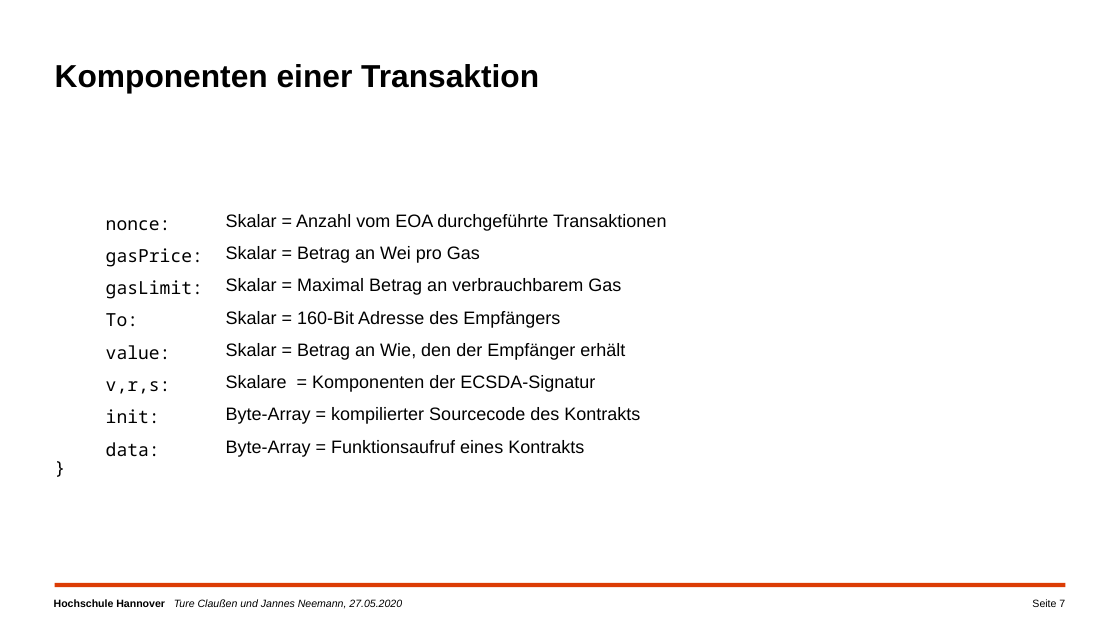
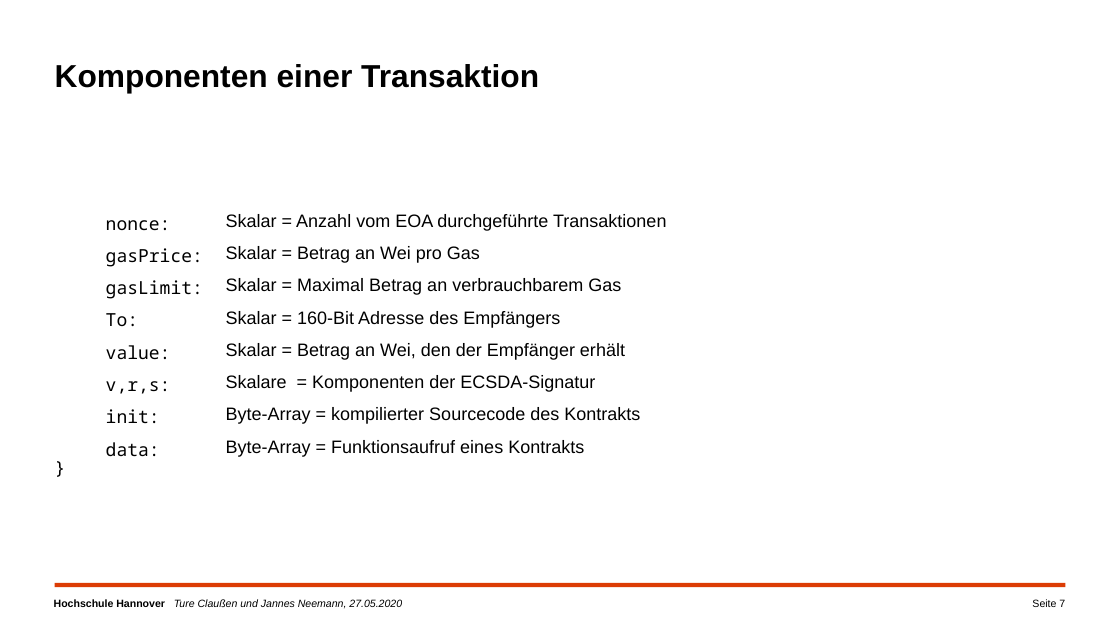
Before and after one commit to campfireman/SEM-ethereum-transactions, a slide deck: slide 7 of Ethereum_Präsentation_Jannes/Ethereum-Transaktionen.pptx. Drawn at 1120x630 pixels with LibreOffice and Linux fonts; fonts in the diff are those of the drawing; grey boxes stand for pictures; background and template pictures are left out. Boxes give left, top, right and bottom in pixels: in the first picture for what was removed or moved away, otherwise in the second. Text is boxed around its words. In the diff, an @@ line names an element or a change of style, - is before the commit and + after.

```diff
--- a/Ethereum_Präsentation_Jannes/Ethereum-Transaktionen.pptx
+++ b/Ethereum_Präsentation_Jannes/Ethereum-Transaktionen.pptx
@@ table at [98, 207, 764, 461] @@
-row 5, column 2: Skalar = Betrag an Wie, den der Empfänger erhält
+row 5, column 2: Skalar = Betrag an Wei, den der Empfänger erhält
```
Also in this commit, not shown: 10 other slides changed, 2 slides added, 1 other file.
